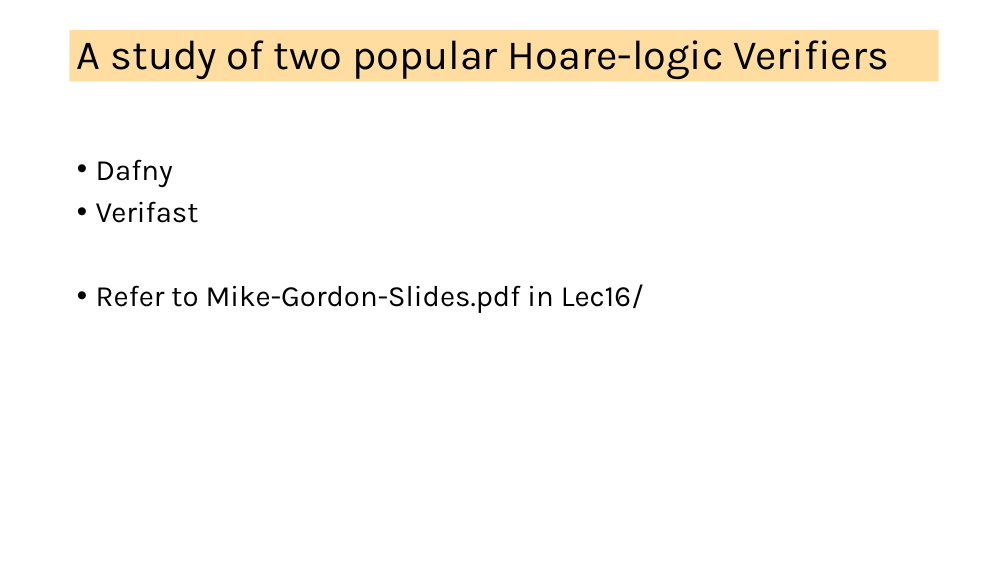
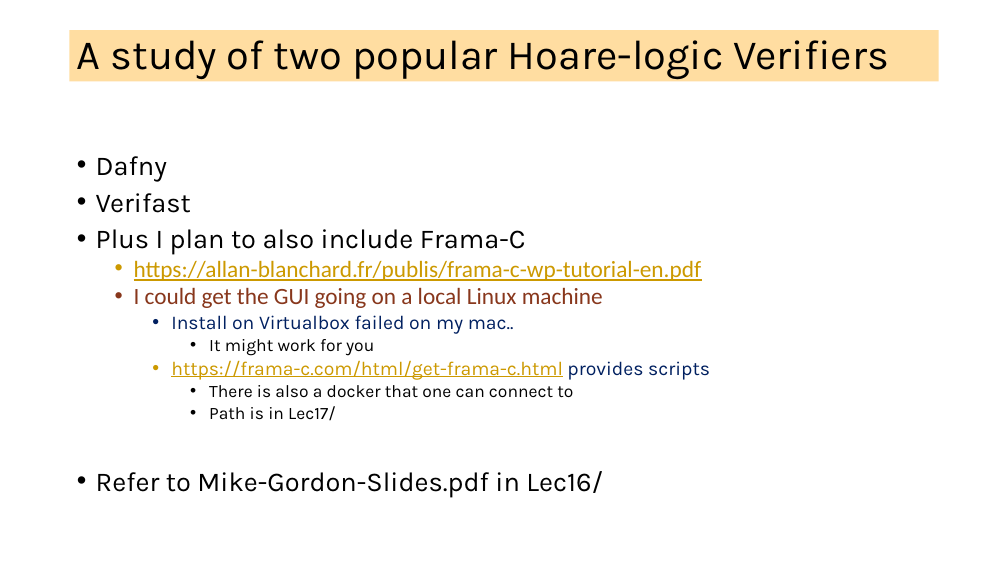
Before and after one commit to ganeshutah/cs6110s22, a slide deck: slide 2 of Lec17/Lec17.pptx. Drawn at 1008x567 pixels with LibreOffice and Linux fonts; fonts in the diff are those of the drawing. Boxes give left, top, right and bottom in pixels: in the first picture for what was removed or moved away, otherwise in the second. Text is boxed around its words. In the diff, an @@ line names an element or a change of style, - is before the commit and + after.

```diff
--- a/Lec17/Lec17.pptx
+++ b/Lec17/Lec17.pptx
@@ text at box(96, 156, 603, 497): size 28 to 25.9 pt in "Dafny", "Verifast", "Refer to Mike-Gordon-Slides.pdf in Lec16/"; line spacing 0.9 to 0.8 @@
@@ text at box(96, 229, 710, 421): paragraphs added @@
+• Plus I plan to also include Frama-C
+  • https://allan-blanchard.fr/publis/frama-c-wp-tutorial-en.pdf
+  • I could get the GUI going on a local Linux machine
+    • Install on Virtualbox failed on my mac..
+      • It might work for you
+    • https://frama-c.com/html/get-frama-c.html provides scripts
+      • There is also a docker that one can connect to
+      • Path is in Lec17/
```
